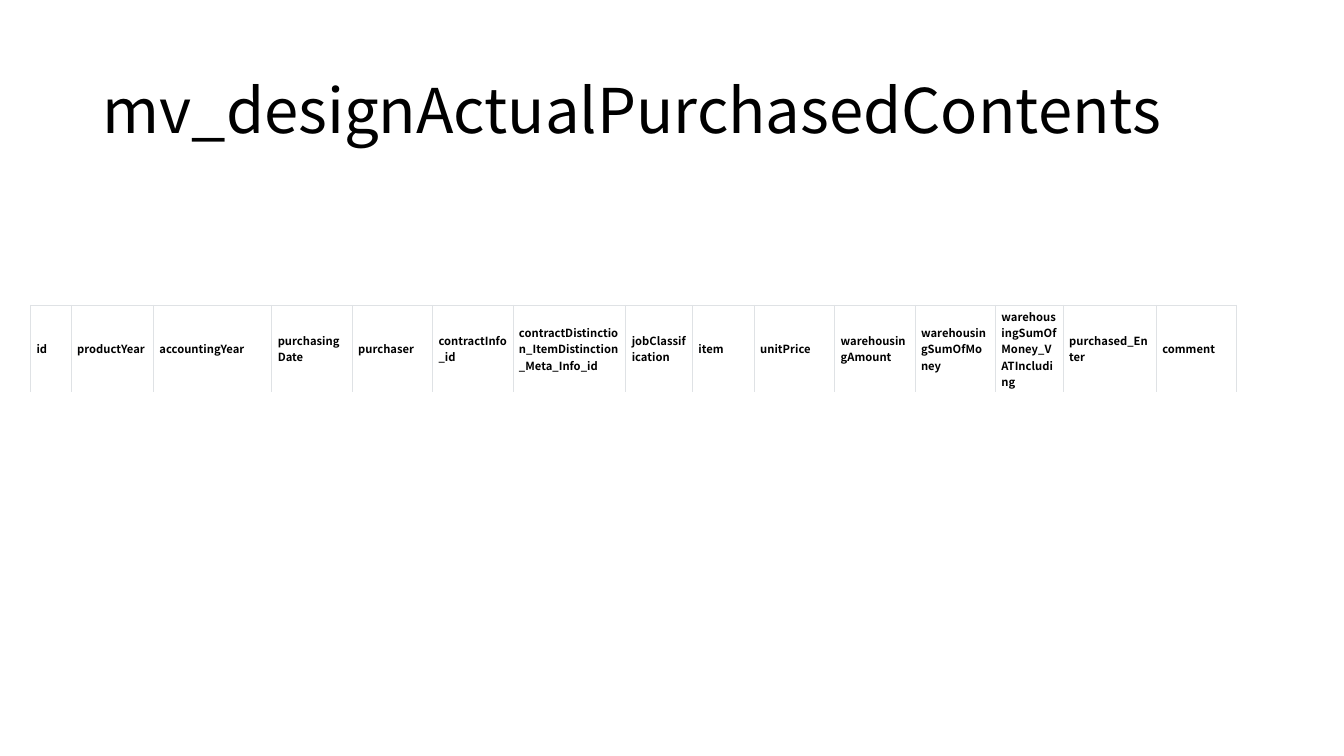
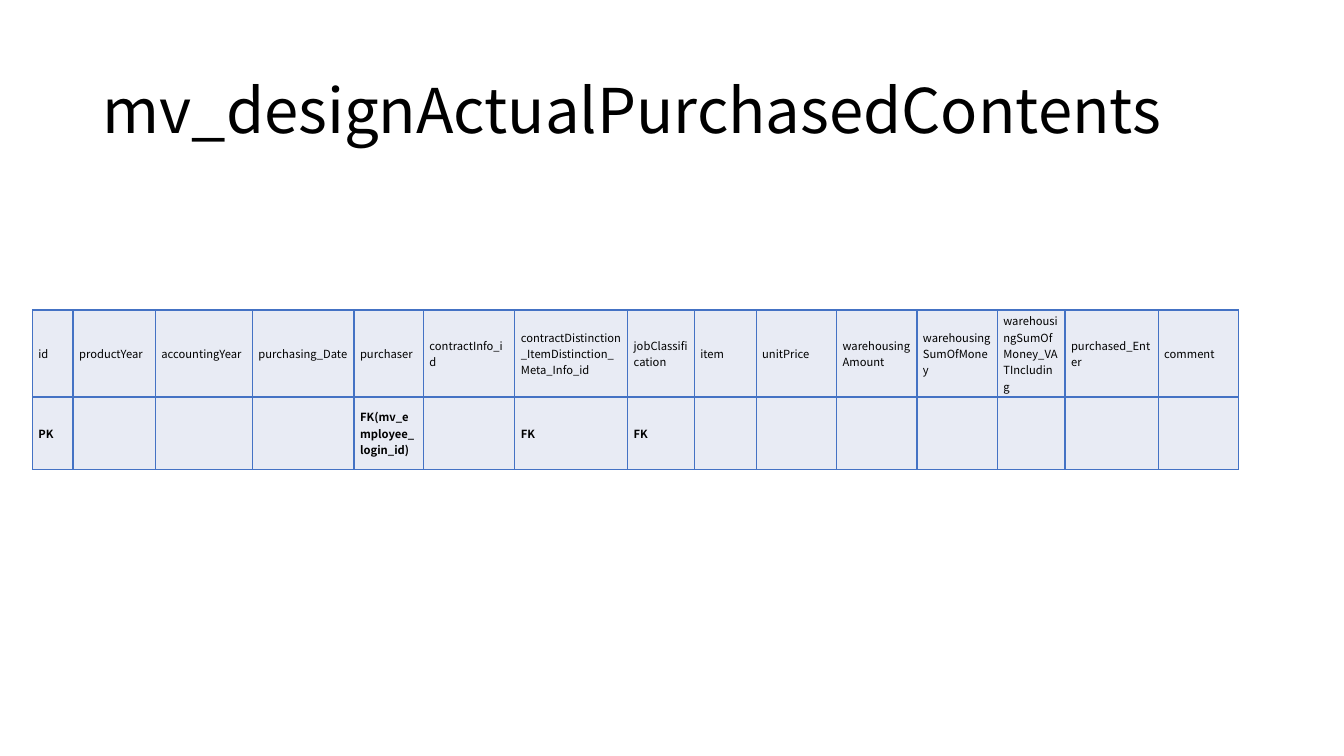
Before and after one commit to JueyingLee/kor-erp-front-public, a slide deck: slide 9 of documents/Database-ER-Diagram.pptx. Drawn at 1344x756 pixels with LibreOffice and Linux fonts; fonts in the diff are those of the drawing. Boxes give left, top, right and bottom in pixels: in the first picture for what was removed or moved away, otherwise in the second. Text is boxed around its words. In the diff, an @@ line names an element or a change of style, - is before the commit and + after.

```diff
--- a/documents/Database-ER-Diagram.pptx
+++ b/documents/Database-ER-Diagram.pptx
@@ table at bbox=[32, 310, 1239, 461] @@
-row 1: id | productYear | accountingYear | purchasingDate | purchaser | contractInfo_id | contractDistinction_ItemDistinction_Meta_Info_id | jobClassification | item | unitPrice | warehousingAmount | warehousingSumOfMoney | warehousingSumOfMoney_VATIncluding | purchased_Enter | comment
+row 1: id | productYear | accountingYear | purchasing_Date | purchaser | contractInfo_id | contractDistinction_ItemDistinction_Meta_Info_id | jobClassification | item | unitPrice | warehousingAmount | warehousingSumOfMoney | warehousingSumOfMoney_VATIncluding | purchased_Enter | comment
+row 2: PK |  |  |  | FK(mv_employee_login_id) |  | FK | FK |  |  |  |  |  |  | 
@@ table: place and size @@
-table at bbox=[30, 306, 1237, 378]
+table at bbox=[32, 310, 1239, 461]
```
Also in this commit, not shown: 2 slides added, 1 other file.
